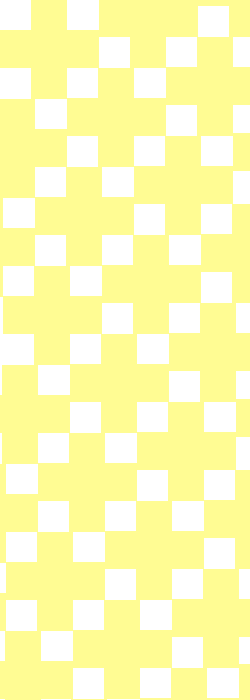
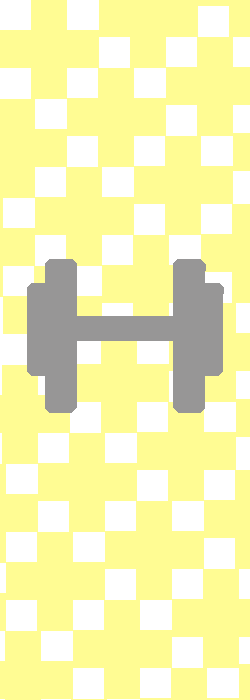
The second 250×700 image is a revision of the first. Changes to its layers:
added layer "Layer #1" above "Layer" over [27, 259, 224, 413]
